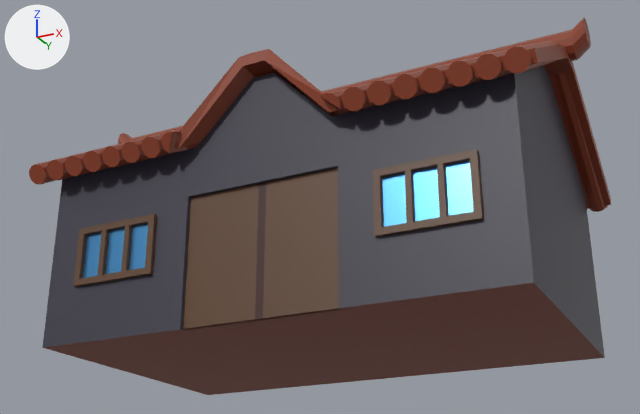
Two versions of the glTF model PokemonGLT/CasaNorte.glb, one commit apart.
Both versions are drawn from a 50 mm lens placed at (7.86, -16.2, -4.07), pointed at (-0.18, -0.12, 3.17). The lights are fixed; the arrows at upper left show +X, +Y and +Z. Vertices at the same position are counted once.

Before the edit, the objects in view are built like this:
```python
me_casadelnorte = bpy.data.meshes.new('CASADELNORTE')
me_casadelnorte.from_pydata(...)  # 2300 vertices, 4386 faces; spans x -5.83..5.83, y -3.66..3.66, z -0.04..6.26
# faces by material slot: [4182, 92, 108, 4]
me_casadelnorte.materials.append(mat_tejadocasa)  # brown #8c3e24
me_casadelnorte.materials.append(mat_paredcasa)  # black #383644
me_casadelnorte.materials.append(mat_tronco)  # brown #5c3e25
me_casadelnorte.materials.append(mat_maderateatro_001)  # dark red #370d0d
me_casadelnorte_001 = bpy.data.meshes.new('CASADELNORTE.001')
me_casadelnorte_001.from_pydata(...)  # 24 vertices, 12 faces; spans x -4.09..4.09, y -3.0, z 1.25..2.21
me_casadelnorte_001.materials.append(mat_cristal)  # blue #60aae7
ob_casadelnorte = bpy.data.objects.new('CASADELNORTE', me_casadelnorte)
ob_casadelnorte.location = (0.0, 0.0, 0.0)
ob_ventanas = bpy.data.objects.new('Ventanas', me_casadelnorte_001)
ob_ventanas.location = (0.0, 0.0, 0.0)
```
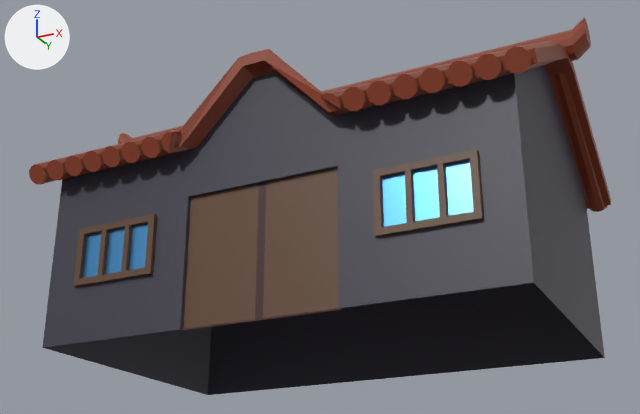
The change, as a diff of the scene's bpy script:
```diff
--- a/PokemonGLT/CasaNorte.glb.py
+++ b/PokemonGLT/CasaNorte.glb.py
@@ me_casadelnorte @@
 # used by ob_casadelnorte; location = (0.0, 0.0, 0.0)
-me_casadelnorte.from_pydata(...)  # 2300 vertices, 4386 faces; spans x -5.83..5.83, y -3.66..3.66, z -0.04..6.26
+me_casadelnorte.from_pydata(...)  # 2290 vertices, 4350 faces; spans x -5.83..5.83, y -3.66..3.66, z -0.04..6.26
+# me_casadelnorte part 1
+# 10 vertices are removed from x -1.62..1.62, y -0.89..0.0, z -0.04
+# 36 faces are deleted
 me_casadelnorte.materials.append(mat_tejadocasa)
```

What differs and where, as boxes [x1, y1, x2, y2] in the pictures (640 x 414 px):
part 1 of me_casadelnorte, deleted (brown): before [43, 283, 604, 395]
